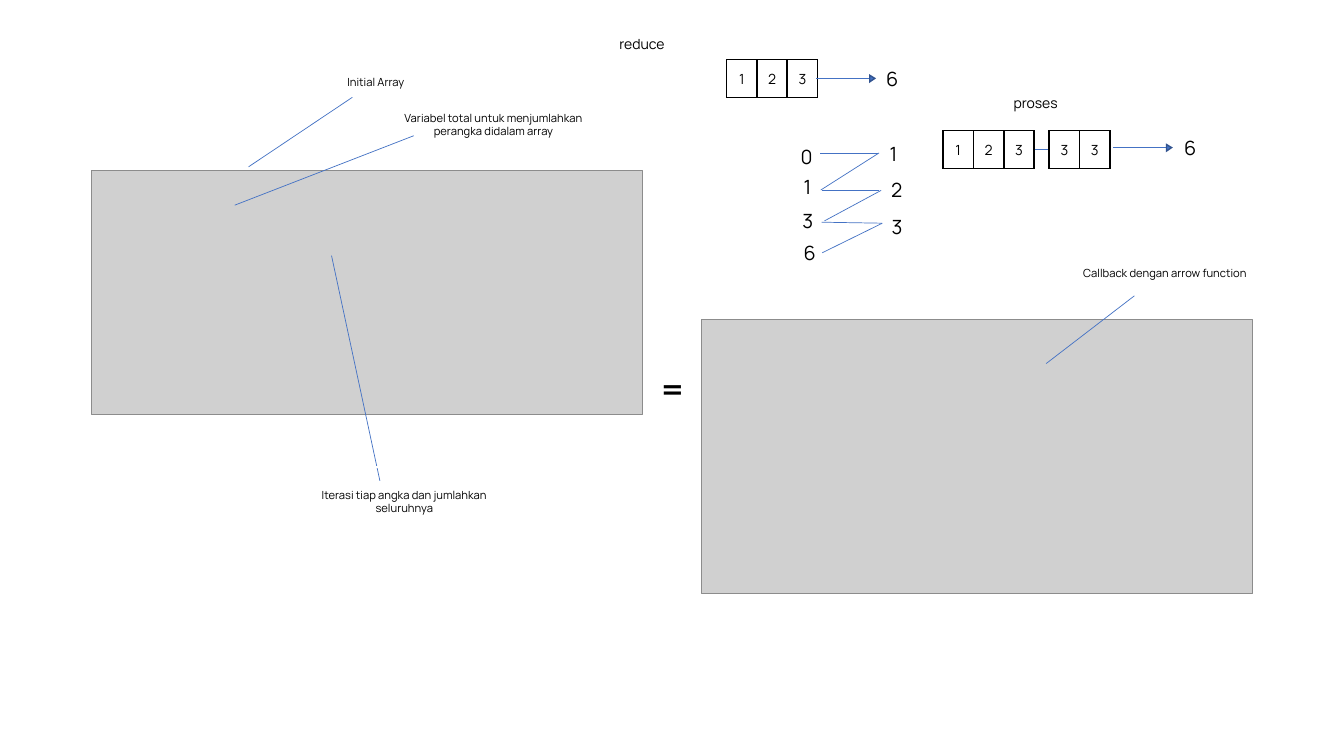
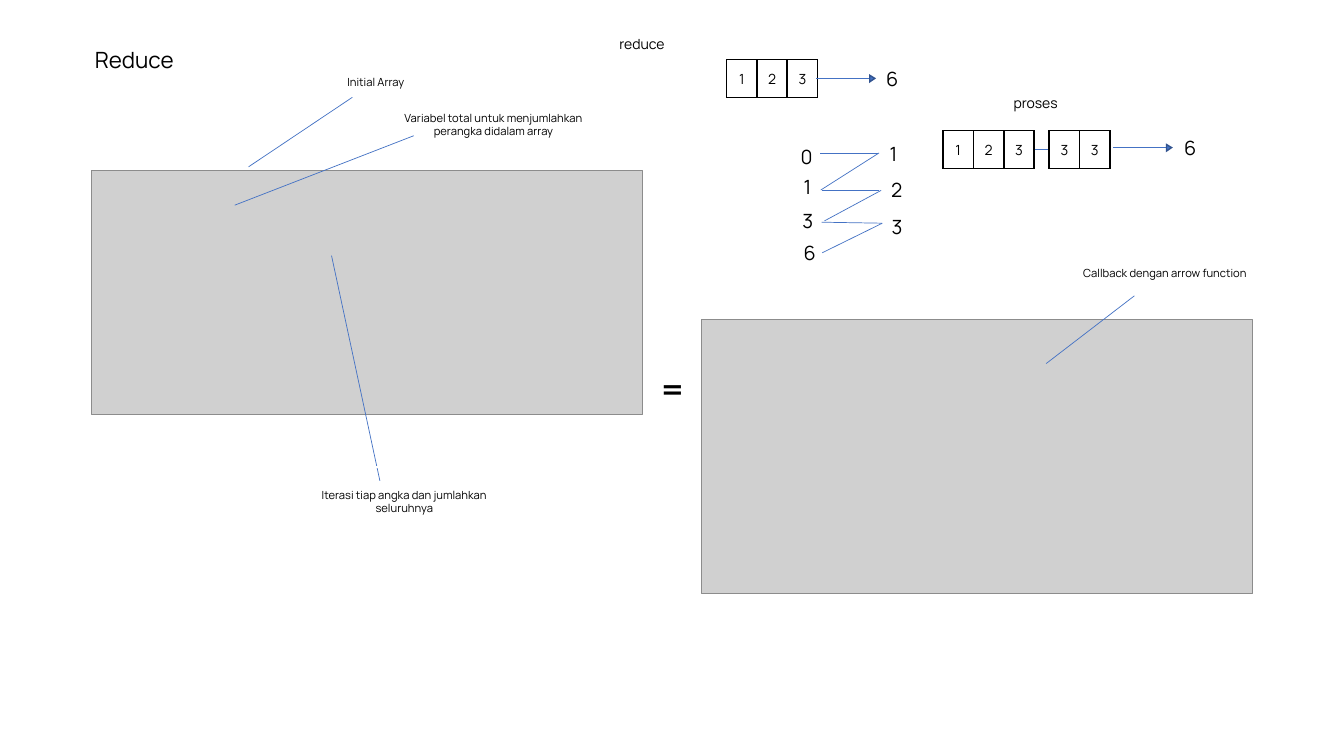
Before and after one commit to saddam-satria/learning-material, a slide deck: slide 10 of march/week-1/meeting-2/PPT.pptx (slide 8 before the commit). Drawn at 1344x756 pixels with LibreOffice and Linux fonts; fonts in the diff are those of the drawing; grey boxes stand for pictures. Boxes give left, top, right and bottom in pixels: in the first picture for what was removed or moved away, otherwise in the second. Text is boxed around its words. In the diff, an @@ line names an element or a change of style, - is before the commit and + after.

```diff
--- a/march/week-1/meeting-2/PPT.pptx
+++ b/march/week-1/meeting-2/PPT.pptx
@@ text added at [95, 52, 174, 69], 16 pt, text #000000 @@
+Reduce
```
Also in this commit, not shown: 8 other slides changed, 2 slides added, 9 other files.
